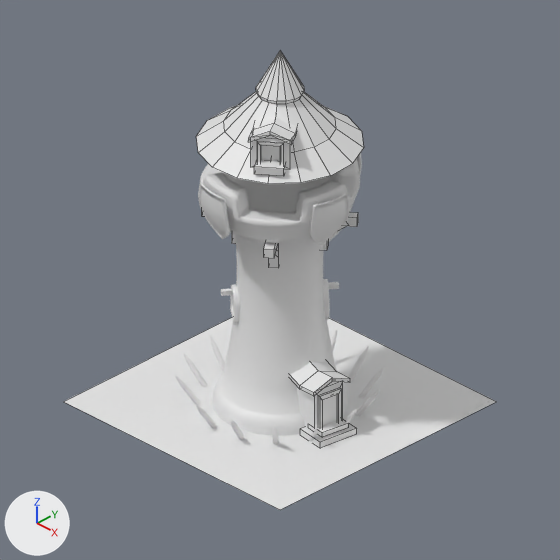
An edit to the Blender file src/img/Tower_Attack_01.blend, drawn before and after from the same camera.
Camera for both pictures: the file's camera 'Camera'. The lights are fixed; the arrows at lower left show +X, +Y and +Z. Mesh edges are drawn as thin lines on the coarser meshes.

The scene before the commit, as lines of its bpy script (objects in view):
```python
me_cone = bpy.data.meshes.new('Cone')
me_cone.from_pydata(...)  # 65 vertices, 65 faces; spans x -1.0..1.0, y -1.0..1.0, z -1.18..0.68
me_cylinder_003 = bpy.data.meshes.new('Cylinder.003')
me_cylinder_003.from_pydata(...)  # 24 vertices, 18 faces; spans x 0.793..1.371, y -0.037..0.037, z -0.373..0.424
me_plane = bpy.data.meshes.new('Plane')
me_plane.from_pydata(...)  # 4 vertices, 1 face; spans x -1.0..1.0, y -1.0..1.0, z 0.0
# before: 0 (-1.0, -1.0, 0.0) at pixel (63, 401), 1 (1.0, -1.0, 0.0) at pixel (280, 509), 2 (-1.0, 1.0, 0.0), 3 (1.0, 1.0, 0.0) at pixel (496, 401)
ob_cone = bpy.data.objects.new('Cone', me_cone)
ob_cone.location = (0.0, 0.0, 4.79)
ob_cone.rotation_euler = (0.0, 0.0, -1.711)  # degrees (0, 0, -98)
ob_cone.scale = (1.1, 1.1, 0.741)
ob_cylinder_001 = bpy.data.objects.new('Cylinder.001', me_cylinder_003)
ob_cylinder_001.location = (0.0, 0.0, 0.0)
ob_cylinder_001.rotation_euler = (0.0, 0.0, -1.711)  # degrees (0, 0, -98)
_m = ob_cylinder_001.modifiers.new('Array', 'ARRAY')
_m.count = 14
_m.constant_offset_displace = (0.0, 0.0, 0.0)
_m.use_relative_offset = False
_m.use_object_offset = True
_m.offset_object = ob_empty_25z
ob_plane = bpy.data.objects.new('Plane', me_plane)
ob_plane.location = (0.0, 0.0, 0.0)
ob_plane.scale = (2.0, 2.0, 1.0)
# also in view: 'Cube.002' at (0.89, -0.13, 0.46); 'Cube.003' at (0.37, -0.5, 4.3); 'Tower' at (0.0, 0.0, 1.78); 'Shields' at (0.0, 0.0, 3.17)
```
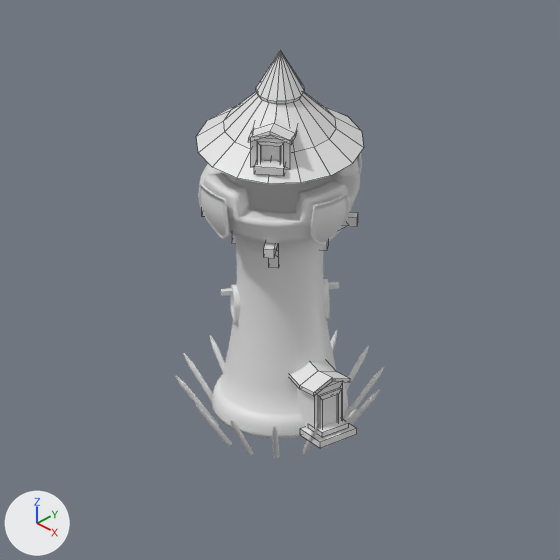
Location of each change, [x1, y1, x2, y2] in pixels of the pictures (560 x 560 px):
'Plane', hidden
    before: [64, 318, 496, 510]

Diff of the bpy script that builds the scene:
```diff
--- a/src/img/Tower_Attack_01.blend.py
+++ b/src/img/Tower_Attack_01.blend.py
@@ mat_material @@
+mat_material = diffuse_material('Material')
+mat_material.base_color = (0.13, 0.477, 0.0616)  # green #65b846
@@ mat_transgreen @@
+mat_transgreen = diffuse_material('TransGreen')
+mat_transgreen.base_color = (0.0498, 0.8, 0.00731)  # green #3fe715
@@ me_plane @@
 me_plane.from_pydata(...)  # 4 vertices, 1 face; spans x -1.0..1.0, y -1.0..1.0, z 0.0
 # used by ob_plane; location = (0.0, 0.0, 0.0); scale = (2.0, 2.0, 1.0)
 # verts and faces of me_plane; kept vertices keep their numbers, new ones are numbered from 4
+# me_plane part 1
+delete_faces([(0, 1, 3, 2)])
+verts[4] = (0.9, 0.9, 0.0)
+verts[5] = (0.9, -0.9, 0.0)
+verts[6] = (-0.9, -0.9, 0.0)
+verts[7] = (-0.9, 0.9, 0.0)
+faces += [(4, 5, 6, 7)]  # mat_transgreen (green #3fe715)
+faces += [(1, 5, 4, 3), (0, 6, 5, 1), (0, 2, 7, 6), (2, 3, 4, 7)]  # mat_material (green #65b846)
+me_plane.materials.append(mat_transgreen)  # green #3fe715
+me_plane.materials.append(mat_material)  # green #65b846
@@ ob_plane @@
 ob_plane = bpy.data.objects.new('Plane', me_plane)
-ob_plane.location = (0.0, 0.0, 0.0)
-ob_plane.scale = (2.0, 2.0, 1.0)
+ob_plane.location = (0.0, 0.0, 0.3)
+ob_plane.scale = (1.5, 1.5, 1.0)
+ob_plane.hide_set(True)  # its collection is switched off
```
